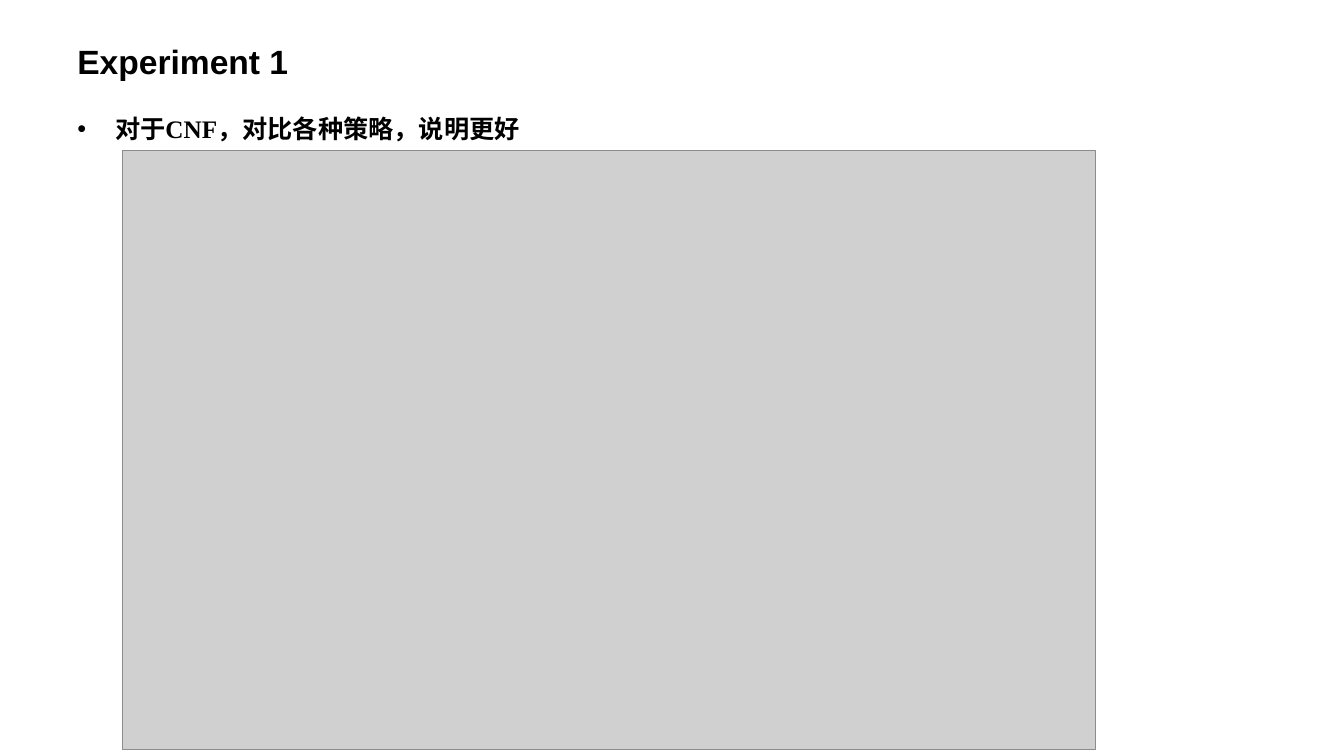
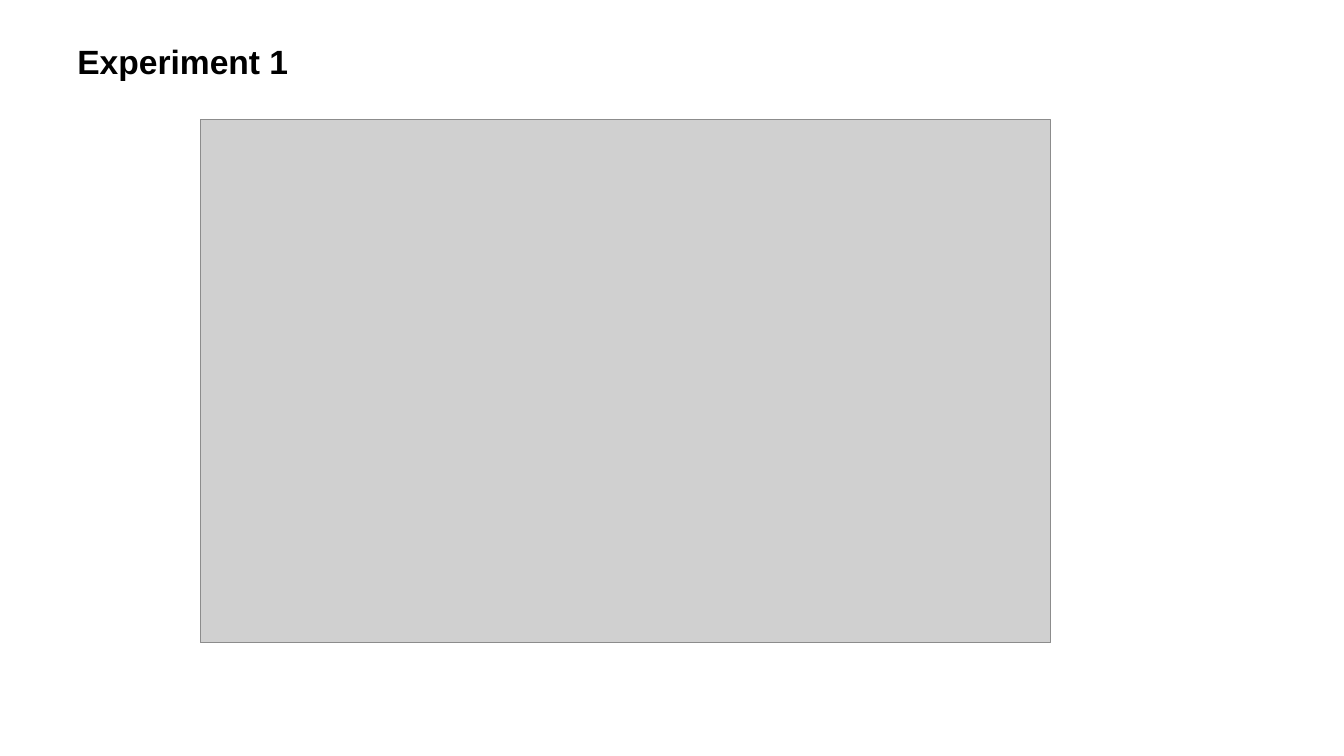
Before and after one commit to LitLeo/HPC-IP-Report, a slide deck: slide 15 of graduate_1_1/2015-11-17_Locality-Driven Dynamic GPU Cache Bypassing/Locality-Driven Dynamic GPU Cache Bypassing.pptx. Drawn at 1344x756 pixels with LibreOffice and Linux fonts; fonts in the diff are those of the drawing; grey boxes stand for pictures; background and template pictures are left out. Boxes give left, top, right and bottom in pixels: in the first picture for what was removed or moved away, otherwise in the second. Text is boxed around its words. In the diff, an @@ line names an element or a change of style, - is before the commit and + after.

```diff
--- a/graduate_1_1/2015-11-17_Locality-Driven Dynamic GPU Cache Bypassing/Locality-Driven Dynamic GPU Cache Bypassing.pptx
+++ b/graduate_1_1/2015-11-17_Locality-Driven Dynamic GPU Cache Bypassing/Locality-Driven Dynamic GPU Cache Bypassing.pptx
@@ text removed at [115, 116, 520, 142] @@
-• 对于CNF，对比各种策略，说明更好
@@ picture: place and size @@
-picture at [122, 150, 1096, 749]
+picture at [201, 120, 1052, 643]
```
Also in this commit, not shown: 14 other slides changed, 3 slides added, 3 slides removed.
